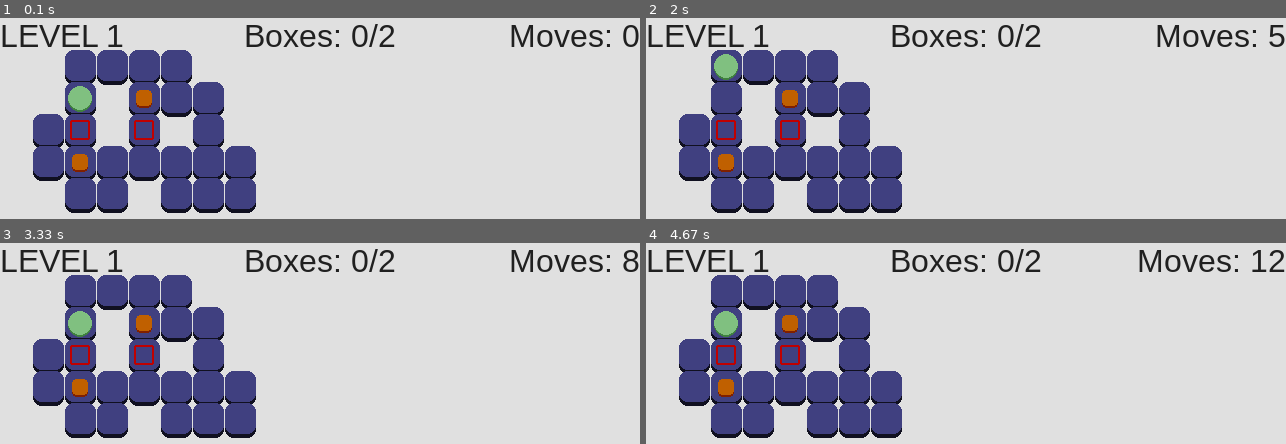
Above: before the commit, frames 1-4 (two rows, left to right).
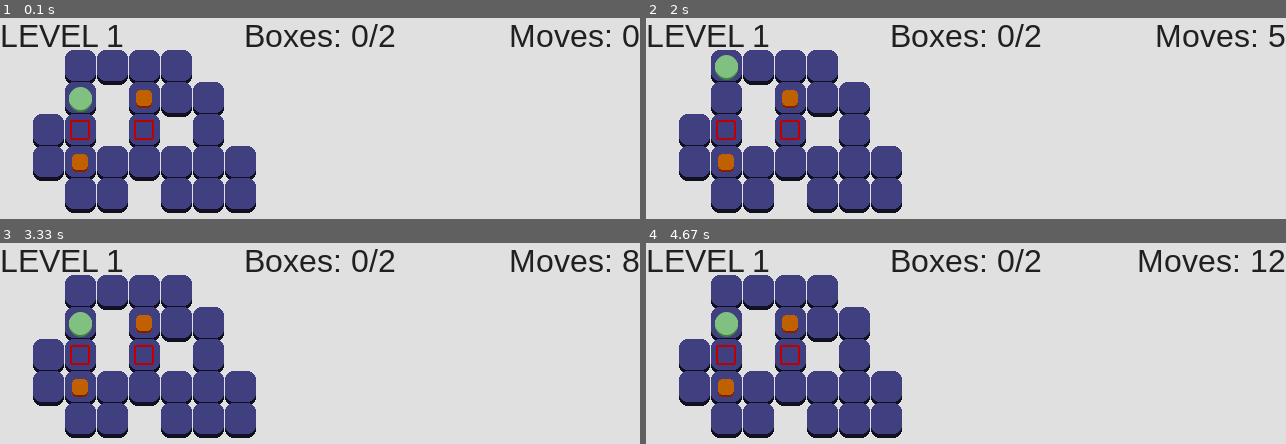
Above: after the commit, the same moments.

Repository: JasonNumberThirteen/pygameSokoban
Game: pygame game, started from sokoban.py
Two runs of this game, one before a commit and one after it. Both use one fixed random seed, a clock stepped at 60 frames per second and the inputs below.
Inputs:
- Up to frame 1 (0.1 s): no input
- Up to frame 2 (2 s): hold W 0.33-0.8 s; hold S 0.83-1.13 s; hold W 1.17-1.53 s; hold S 1.57-1.93 s; hold W from 1.97 s (still down)
- Up to frame 3 (3.33 s): release W at 2.27 s; hold S 2.3-2.6 s; hold W 2.63-3 s; hold S from 3.03 s (still down)
- Up to frame 4 (4.67 s): release S at 3.4 s; hold W 3.43-3.73 s; hold S 3.77-4.07 s; hold W 4.1-4.47 s; hold S from 4.5 s (still down)

The runs differ from the first frame. In frame 1, less than 0.1% of the frame differs, in the area x 10-15%, y 33-47%; in frame 2, less than 0.1%; in frame 3, less than 0.1%; in frame 4, less than 0.1%.

Commit message:
Add antialiasing to circular objects

Diff:
--- a/circular_object.py
+++ b/circular_object.py
@@ -1,4 +1,5 @@
 import pygame
+import pygame.gfxdraw
 import game_object
 
 from constants import (TILE_WIDTH, TILE_HEIGHT)
@@ -13,4 +14,5 @@
 	def draw(self, surface):
 		position = (self.x*TILE_WIDTH + self.offset_x(), self.y*TILE_HEIGHT + self.offset_y())
 
-		pygame.draw.circle(surface, self.color, position, self.border_radius)
+		pygame.gfxdraw.aacircle(surface, position[0], position[1], self.border_radius - 1, self.color)
+		pygame.gfxdraw.filled_circle(surface, position[0], position[1], self.border_radius - 1, self.color)
--- a/shaded_circular_object.py
+++ b/shaded_circular_object.py
@@ -1,4 +1,5 @@
 import pygame
+import pygame.gfxdraw
 import circular_object
 
 from constants import (TILE_WIDTH, TILE_HEIGHT)
@@ -12,7 +13,8 @@
 	def draw(self, surface):
 		position = (self.x*TILE_WIDTH + self.offset_x(), self.y*TILE_HEIGHT + self.offset_y() + self.shade_offset())
 
-		pygame.draw.circle(surface, self.shade_color, position, self.border_radius)
+		pygame.gfxdraw.aacircle(surface, position[0], position[1], self.border_radius - 1, self.shade_color)
+		pygame.gfxdraw.filled_circle(surface, position[0], position[1], self.border_radius - 1, self.shade_color)
 		super().draw(surface)
 
 	def shade_offset(self):
